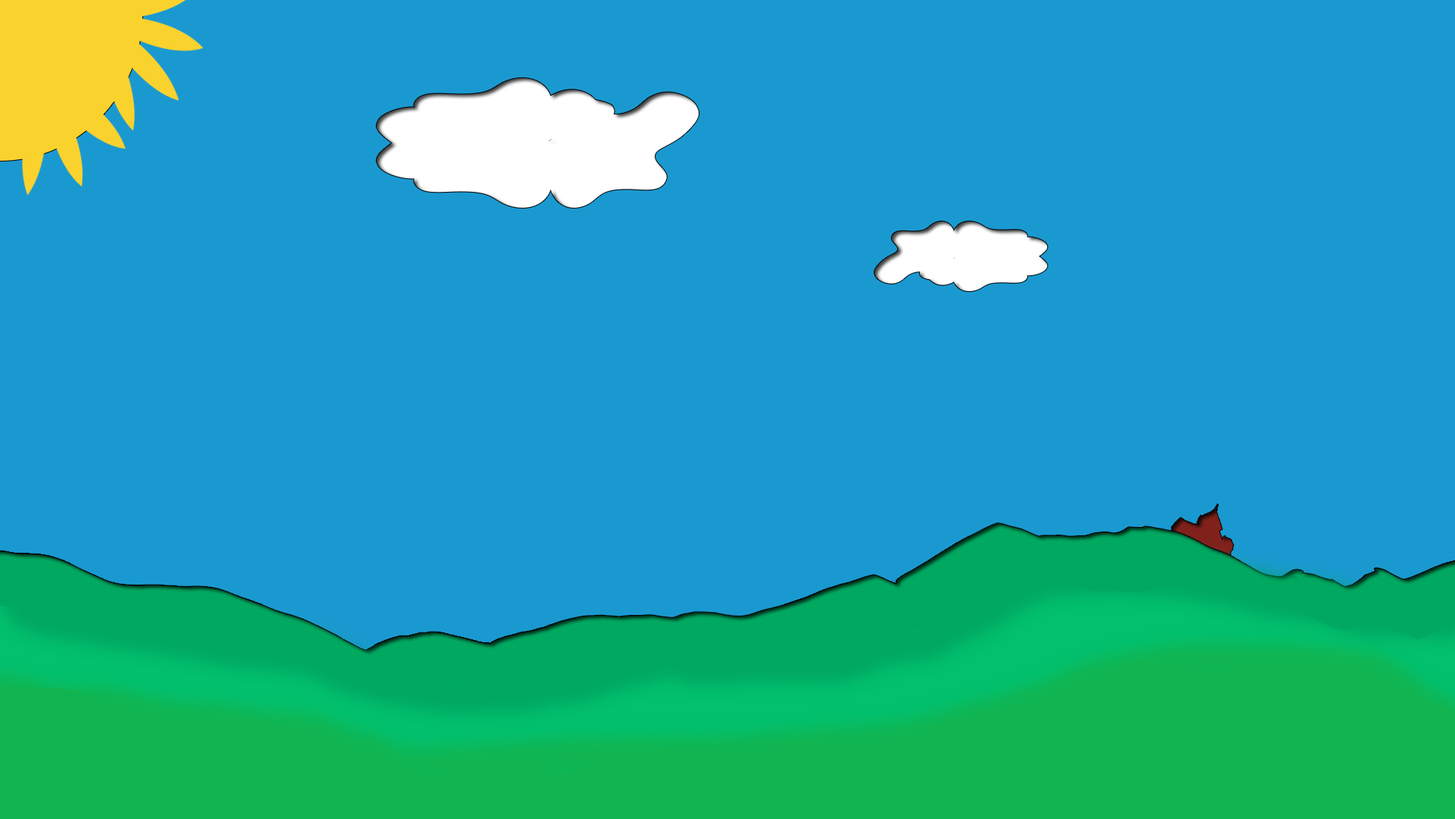
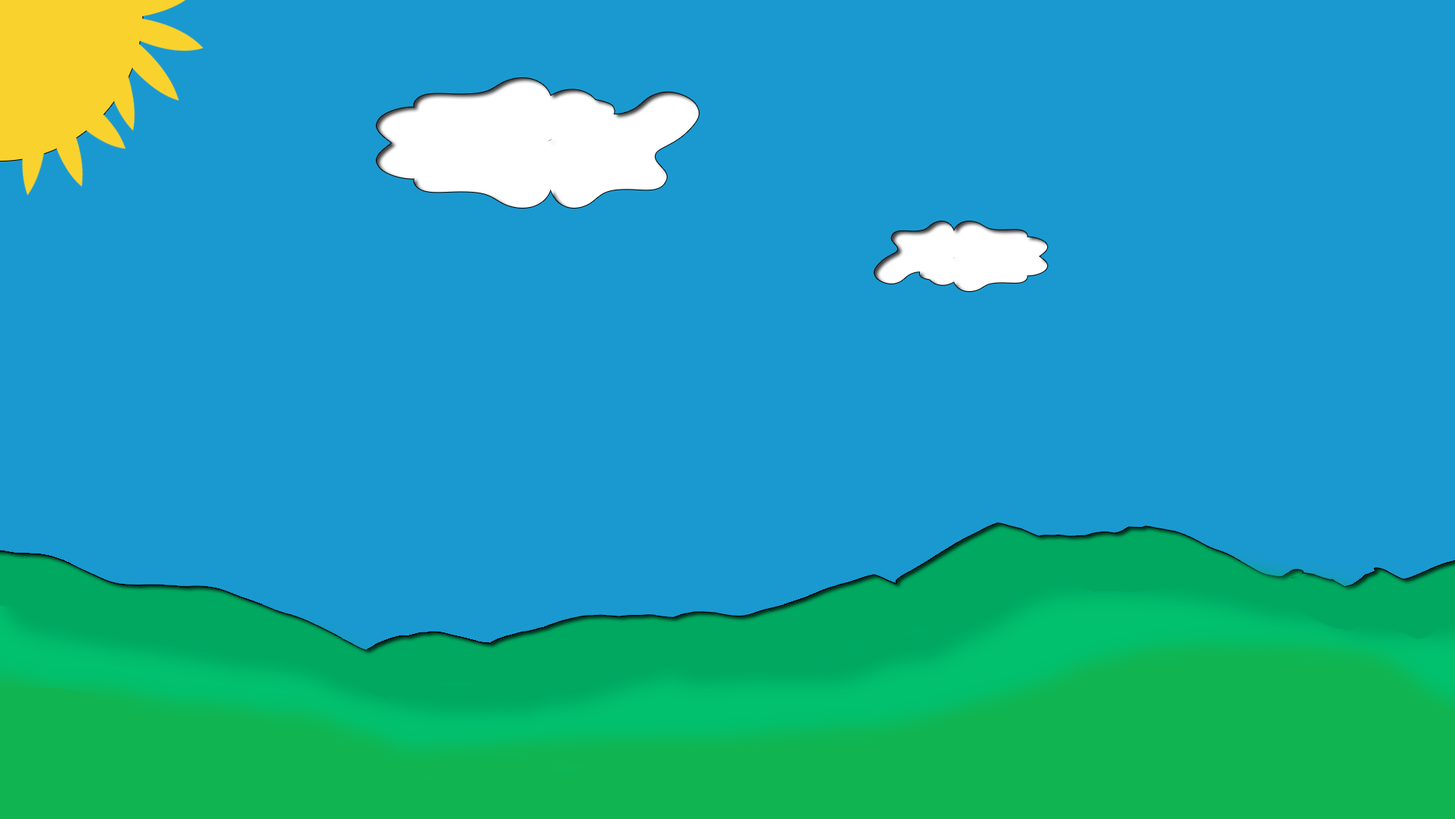
Layers edited between the first and the second 1455 x 819 image:
hid "Laag 7" over [1171, 503, 1234, 555]
